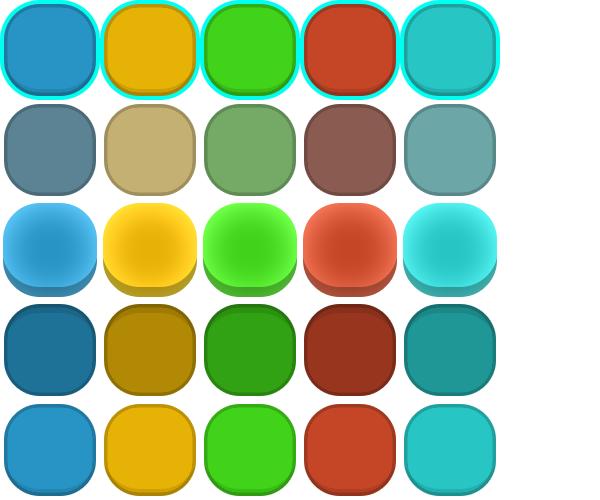
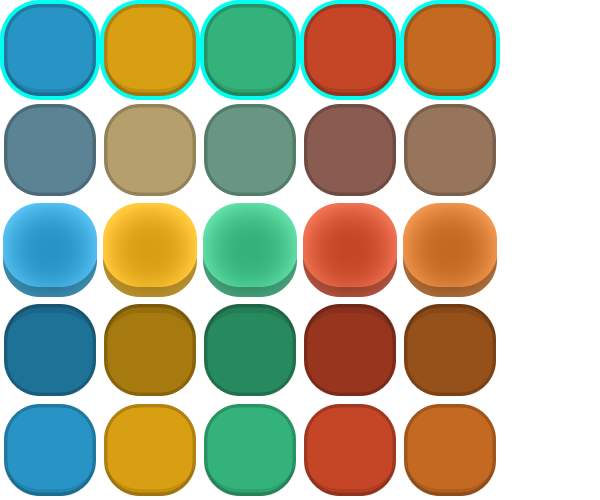
Comparing the layer stacks of the two 600 x 500 images. Changes:
painted on "Rounded Rectangle 2 copy 19" over [404, 104, 496, 196]
painted on "Rounded Rectangle 2 copy 17" over [204, 104, 296, 196]
painted on "Rounded Rectangle 2 copy 16" over [104, 104, 196, 196]
painted on "Rounded Rectangle 2 copy 14" over [403, 203, 497, 297]
painted on "Rounded Rectangle 2 copy 12" over [203, 203, 297, 297]
painted on "Rounded Rectangle 2 copy 11" over [103, 203, 197, 297]
painted on "Rounded Rectangle 2 copy 9" over [404, 304, 496, 396]
painted on "Rounded Rectangle 2 copy 7" over [204, 304, 296, 396]
painted on "Rounded Rectangle 2 copy 6" over [104, 304, 196, 396]
painted on "Rounded Rectangle 2 copy 4" (1st of 2, in "Marcado") over [404, 4, 496, 96]
painted on "Rounded Rectangle 2 copy 2" (1st of 2, in "Marcado") over [204, 4, 296, 96]
painted on "Rounded Rectangle 2 copy" (1st of 2, in "Marcado") over [104, 4, 196, 96]
painted on "Rounded Rectangle 2 copy 4" (2nd of 2, in "Padrão") over [404, 404, 496, 496]
painted on "Rounded Rectangle 2 copy 2" (2nd of 2, in "Padrão") over [204, 404, 296, 496]
painted on "Rounded Rectangle 2 copy" (2nd of 2, in "Padrão") over [104, 404, 196, 496]
